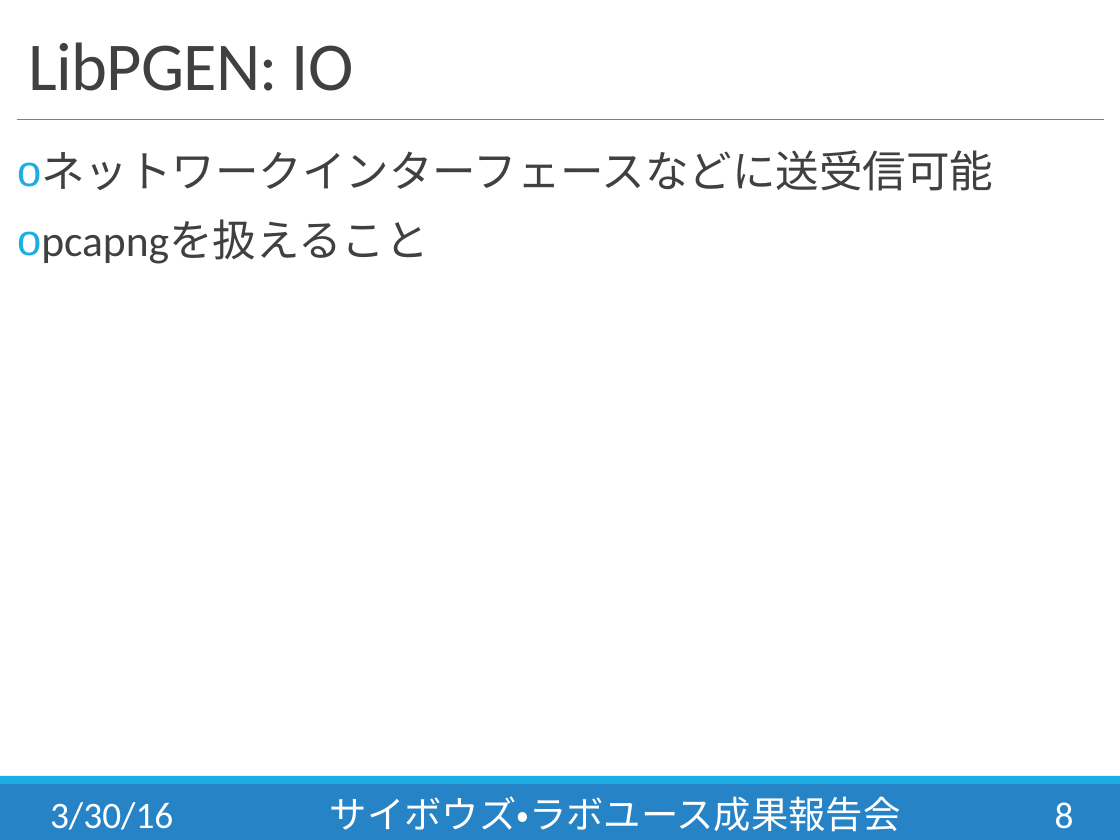
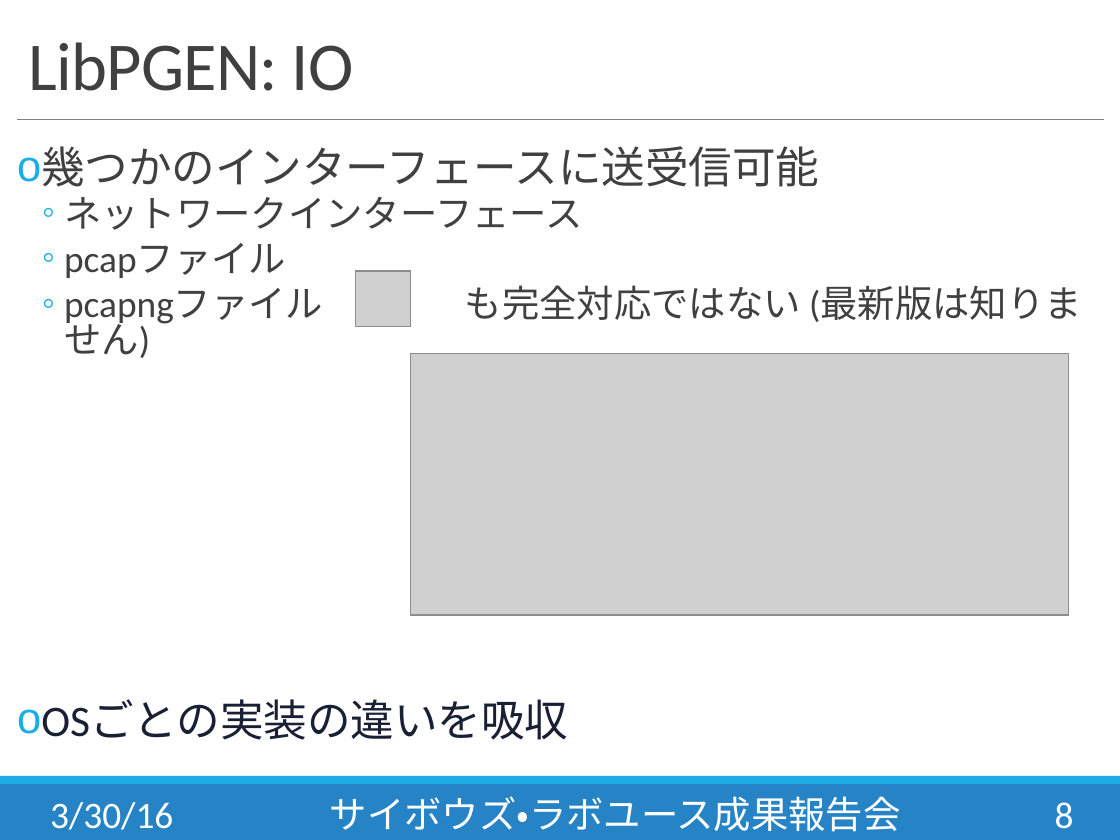
Before and after one commit to slankdev/CybozuLab, a slide deck: slide 8 of docs/presentation/lab5th_slankdev.pptx. Drawn at 1120x840 pixels with LibreOffice and Linux fonts; fonts in the diff are those of the drawing; grey boxes stand for pictures. Boxes give left, top, right and bottom in pixels: in the first picture for what was removed or moved away, otherwise in the second. Text is boxed around its words. In the diff, an @@ line names an element or a change of style, - is before the commit and + after.

```diff
--- a/docs/presentation/lab5th_slankdev.pptx
+++ b/docs/presentation/lab5th_slankdev.pptx
@@ text at <box>41,146,1082,740</box>: text changed; size 28 to 24 pt @@
-o ネットワークインターフェースなどに送受信可能
-o pcapngを扱えること
+o 幾つかのインターフェースに送受信可能
+  ◦ ネットワークインターフェース
+  ◦ pcapファイル
+  ◦ pcapngファイル も完全対応ではない (最新版は知りません)
+o OSごとの実装の違いを吸収
@@ picture added at <box>356,271,411,326</box> @@
@@ picture added at <box>411,354,1070,615</box> @@
```
Also in this commit, not shown: 11 other slides changed, 9 slides added, 12 other files.
